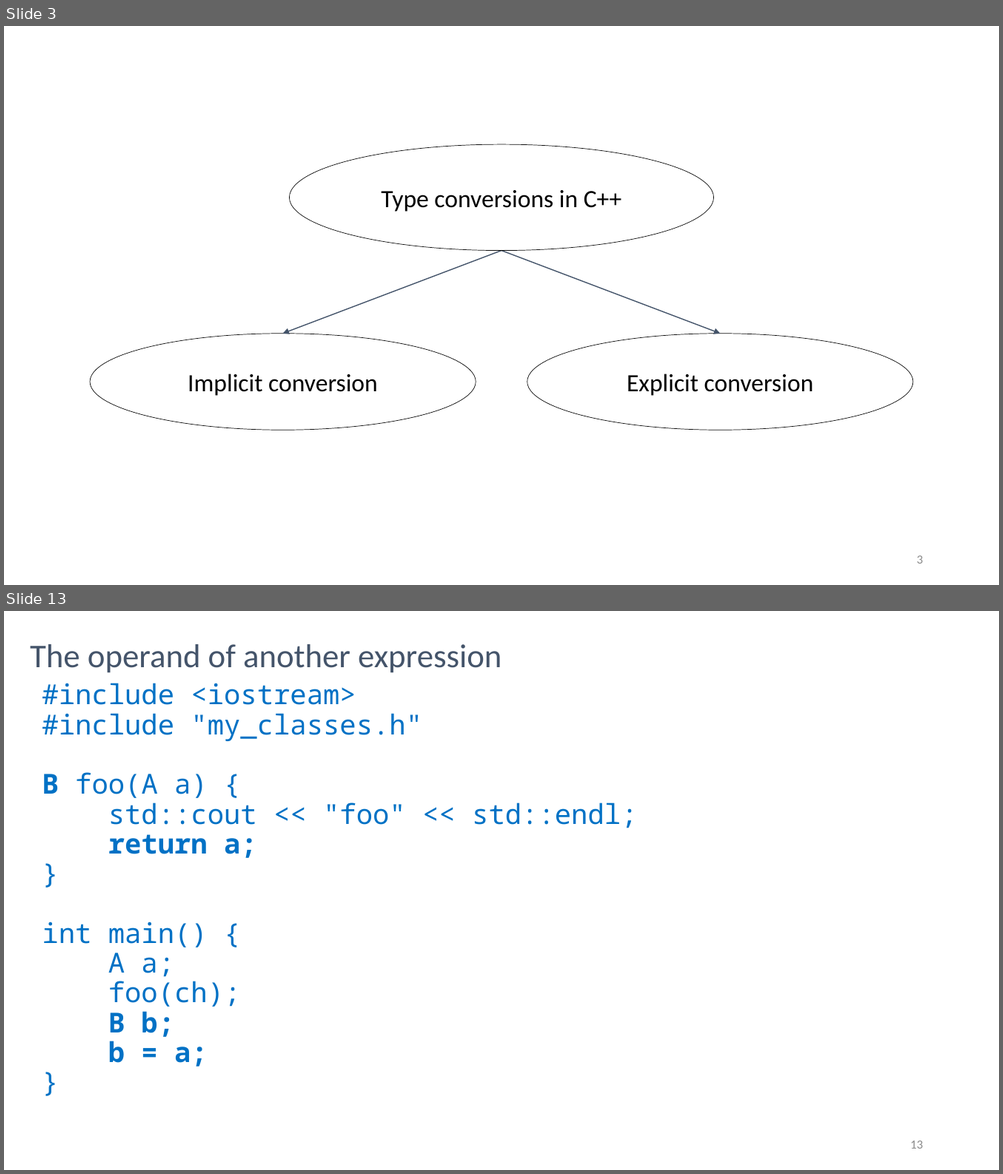
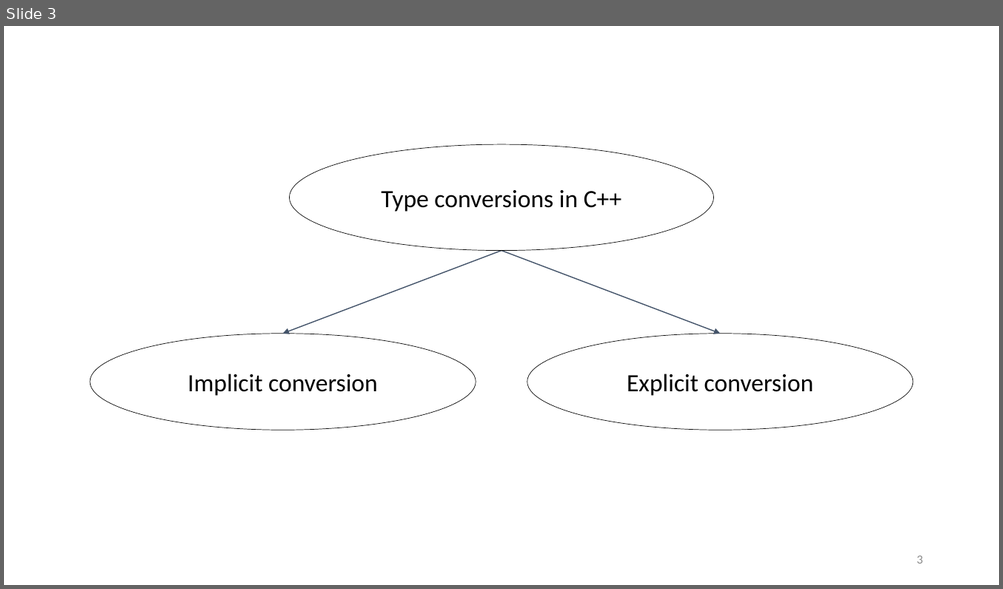
Before and after one commit to rarutyun/cpp-courses, a slide deck: 05_casts/05_Type_Conversion.pptx. Shown one above the other, each under a label of ours: slides 3 and 13 before the commit, slide 3 after it; the slides between them are not shown. The pictures are 1003x1174 and 1003x589 pixels, drawn with LibreOffice and Linux fonts; fonts in the diff are those of the drawing. Boxes give left, top, right and bottom in pixels: in the first picture for what was removed or moved away, otherwise in the second. Text is boxed around its words. In the diff, an @@ line names an element or a change of style, - is before the commit and + after.

```diff
--- a/05_casts/05_Type_Conversion.pptx
+++ b/05_casts/05_Type_Conversion.pptx
@@ slide 13 removed at <box>4,611,999,1170</box>, background #FFFFFF @@
@@ title removed at <box>30,644,501,673</box> @@
-The operand of another expression
@@ text removed at <box>42,683,637,1067</box> @@
-#include <iostream>
-#include "my_classes.h"
-B foo(A a) {
-std::cout << "foo" << std::endl;
-return a;
-}
-int main() {
-A a;
-foo(ch);
-B b;
-b = a;
-}
@@ page number removed at <box>910,1141,922,1149</box> @@
-13
```
Also in this commit, not shown: 26 other slides removed, 17 other files.
